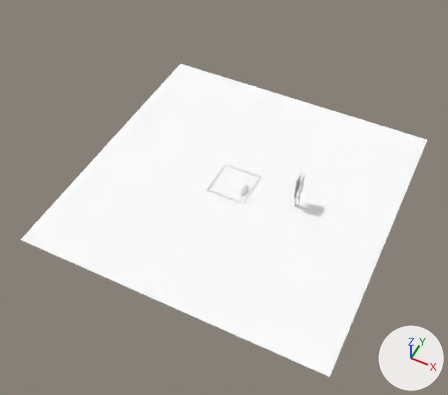
An edit to the Blender file LD42.blend, drawn before and after from the same camera.
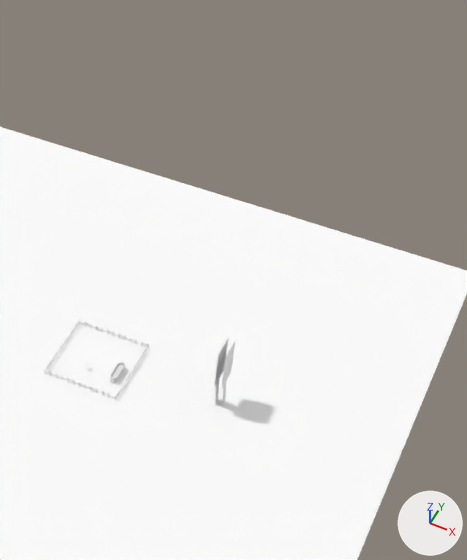
Each version is shown whole from a camera (50 mm lens) standing at (96.0, -210.0, 248.0) and looking at (-1.0, -17.0, 7.0), then close up on the part from 41% to 94% of the width and 0% to 72% of the height. Every picture has the same lights, and +X, +Y and +Z are marked at lower right.

Names of what the first close-up shows: 'Cylinder.001', 'Plane', 'gurileg', 'gurileg.001'.
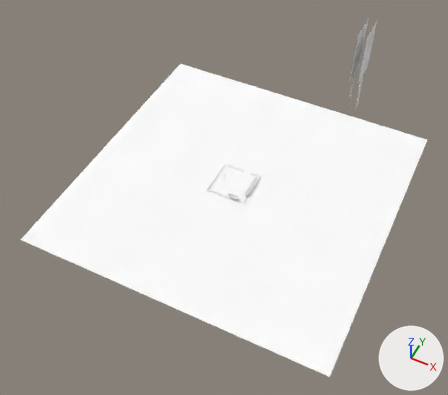
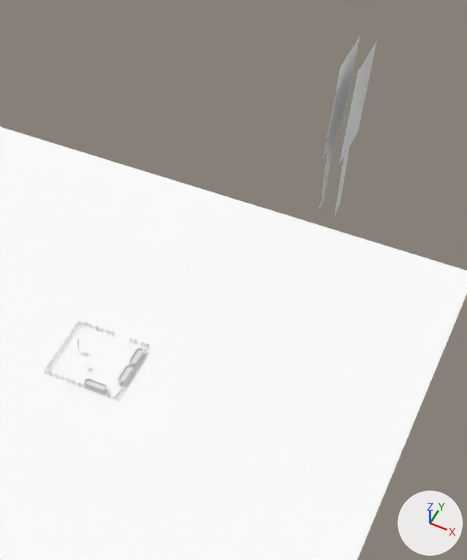
Location of each change, [x1, y1, x2, y2] in pixels of the close-ups (467 x 560 px):
'gurileg', moved, rescaled (180% wider, 165% taller): before [214, 339, 228, 404]; after [319, 36, 360, 210]
'gurileg.001', moved, rescaled (175% wider, 161% taller): before [221, 340, 236, 406]; after [334, 41, 377, 215]
'Cylinder.001', moved: before [110, 362, 125, 383]; after [118, 365, 133, 386]
'Cylinder.003', added: after [84, 379, 107, 394]
'Cylinder.002', added: after [129, 348, 143, 369]

The change in detail:
Object 'Cylinder.001' (ob_cylinder_001) moves from (4.7, 0.0, 1.0) to (7.1, 0.0, 1.0).
Object 'gurileg' (ob_gurileg) moves from (32.8, -0.5, 10.9) to (31.2, 89.0, 27.9).
Object 'gurileg' (ob_gurileg) is rescaled from (12.5, 12.5, 12.5) to (31.7, 31.7, 31.7).
Object 'gurileg.001' (ob_gurileg_001) moves from (34.8, -0.5, 10.9) to (36.3, 89.0, 27.9).
Object 'gurileg.001' (ob_gurileg_001) is rescaled from (12.5, 12.5, 12.5) to (31.7, 31.7, 31.7).
Object 'Cylinder.002' (ob_cylinder_002) is new; it shows a copy of the mesh of ob_cylinder_001.
Its location is (7.0, 7.3, 1.0).
It gains a BEVEL modifier named 'Bevel'.
Modifier setting: width = 0.01.
Modifier setting: width_pct = 0.01.
Modifier setting: limit_method = 'NONE'.
Modifier setting: spread = 0.0.
Object 'Cylinder.003' (ob_cylinder_003) is new; it shows a copy of the mesh of ob_cylinder_001.
Its location is (3.8, -9.7, 1.0).
Its rotation in degrees is (0, 0, -90).
It gains a BEVEL modifier named 'Bevel'.
Modifier setting: width = 0.01.
Modifier setting: width_pct = 0.01.
Modifier setting: limit_method = 'NONE'.
Modifier setting: spread = 0.0.
